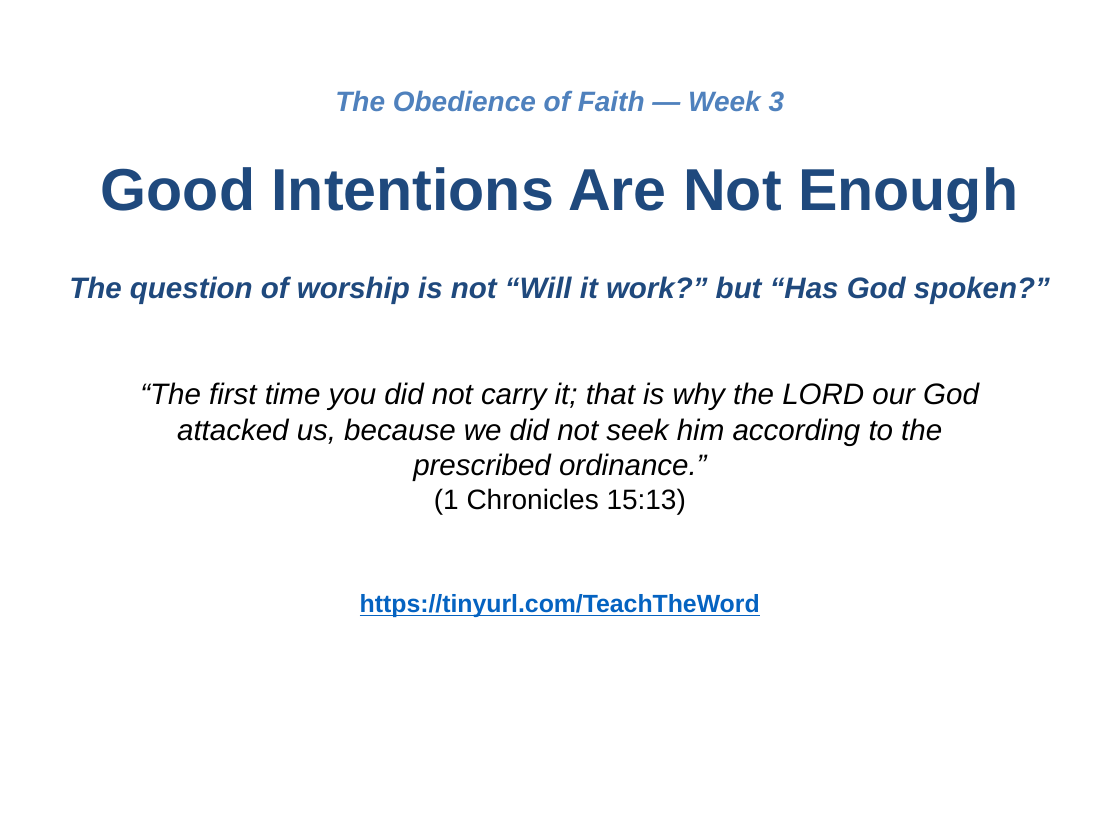
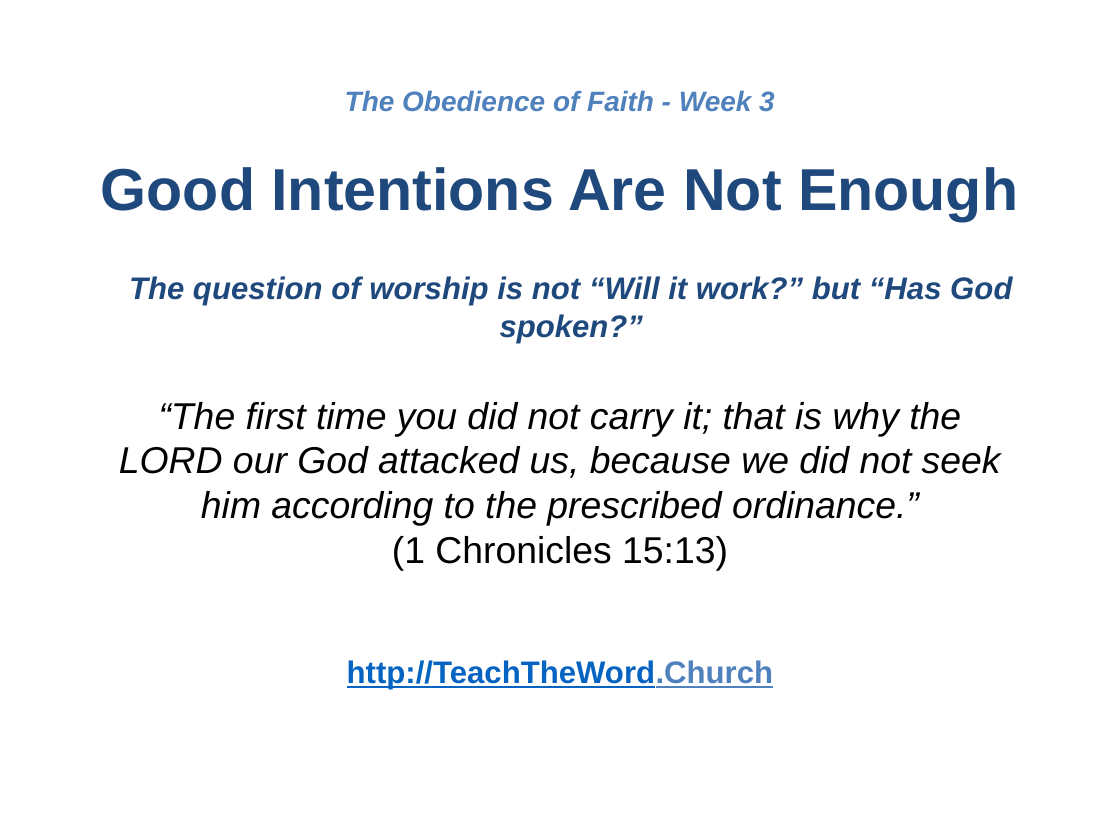
Before and after one commit to UsefulEngines/EvangelismPublic, a slide deck: slide 1 of 2026-Q4/03-GoodIntentions/Week03-GoodIntentionsAreNotEnough.pptx. Drawn at 1120x840 pixels with LibreOffice and Linux fonts; fonts in the diff are those of the drawing. Boxes give left, top, right and bottom in pixels: in the first picture for what was removed or moved away, otherwise in the second. Text is boxed around its words. In the diff, an @@ line names an element or a change of style, - is before the commit and + after.

```diff
--- a/2026-Q4/03-GoodIntentions/Week03-GoodIntentionsAreNotEnough.pptx
+++ b/2026-Q4/03-GoodIntentions/Week03-GoodIntentionsAreNotEnough.pptx
@@ text at (345, 90, 775, 112): text changed @@
-The Obedience of Faith — Week 3
+The Obedience of Faith - Week 3
@@ text "The question of worship is ..." at (129, 276, 1012, 343): size 19 to 20 pt @@
@@ text "“The first time you did ...": place and size @@
-text "“The first time you did ..." at (140, 382, 979, 514)
+text "“The first time you did ..." at (119, 402, 1001, 571)
@@ text "“The first time you did ..." at (119, 402, 1001, 571): size 19 to 24 pt in "“The first time you did not carry ..."; size 18 to 24 pt in "(1 Chronicles 15:13)" @@
@@ text removed at (360, 594, 760, 617) @@
-https://tinyurl.com/TeachTheWord
@@ text added at (347, 660, 773, 689), 20 pt, text #0563C1, bold, underline @@
+http://TeachTheWord.Church
```
Also in this commit, not shown: 6 other slides changed, 2 slides added.
